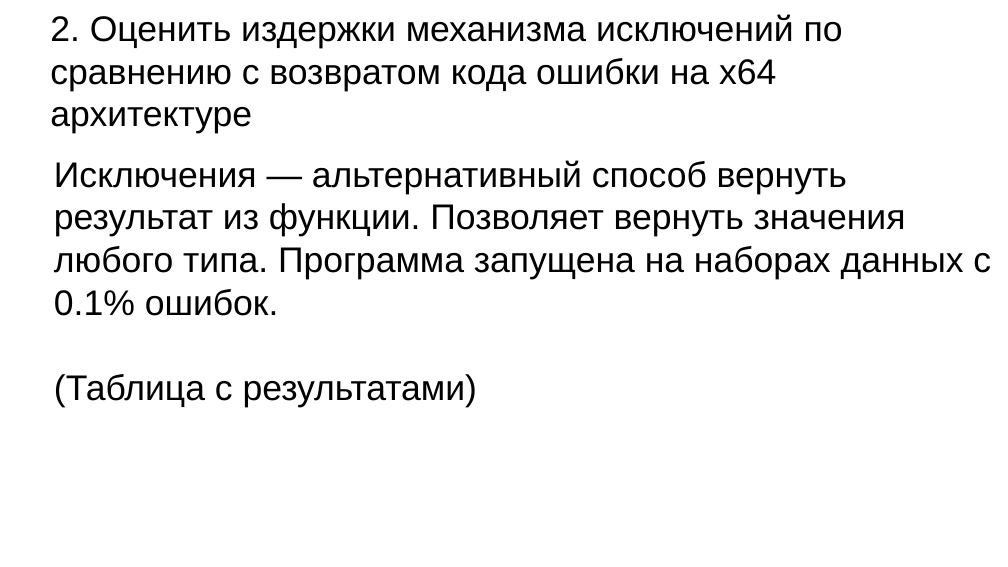
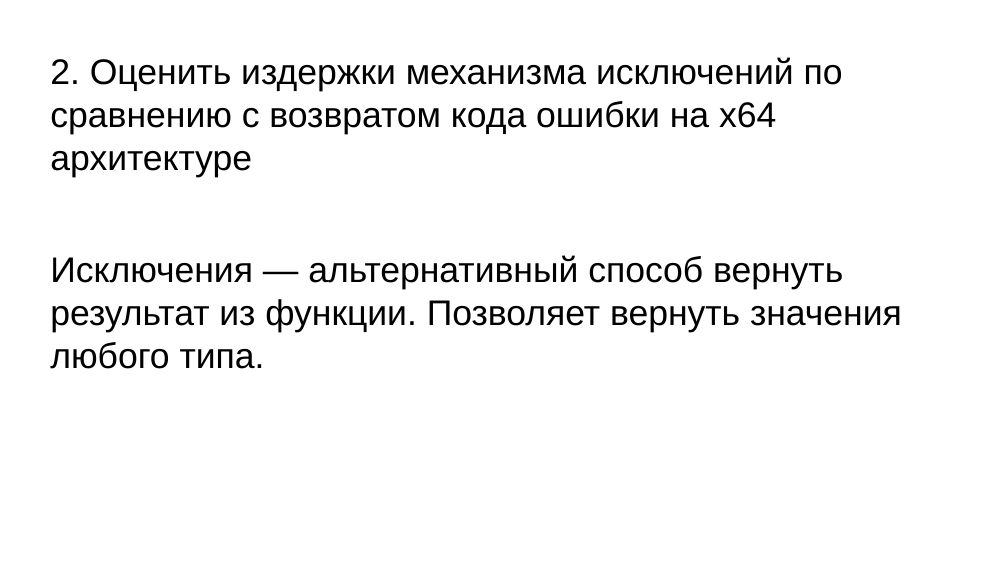
Before and after one commit to Leartiz/exception_research, a slide deck: slide 12 of about/presentation_v1.odp (slide 10 before the commit). Drawn at 1008x567 pixels with LibreOffice and Linux fonts; fonts in the diff are those of the drawing. Boxes give left, top, right and bottom in pixels: in the first picture for what was removed or moved away, otherwise in the second. Text is boxed around its words. In the diff, an @@ line names an element or a change of style, - is before the commit and + after.

```diff
--- a/about/presentation_v1.odp
+++ b/about/presentation_v1.odp
@@ title "2. Оценить издержки механизма исключений ...": place and size @@
-title "2. Оценить издержки механизма исключений ..." at [50,14,843,134]
+title "2. Оценить издержки механизма исключений ..." at [50,57,843,177]
@@ subtitle at [50,255,902,369]: text changed @@
-Исключения — альтернативный способ вернуть результат из функции. Позволяет вернуть значения любого типа. Программа запущена на наборах данных с 0.1% ошибок.
-(Таблица с результатами)
+Исключения — альтернативный способ вернуть результат из функции. Позволяет вернуть значения любого типа.
```
Also in this commit, not shown: 8 other slides changed, 11 slides added, 3 slides removed, 10 other files.
